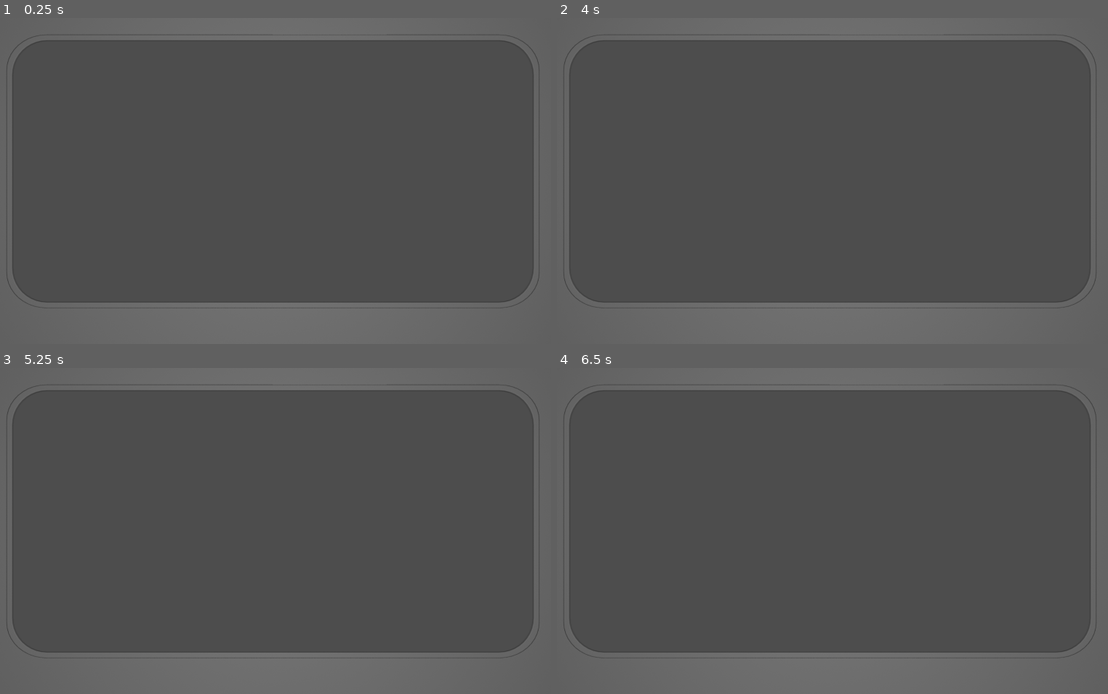
Above: before the commit, frames 1-4 (two rows, left to right).
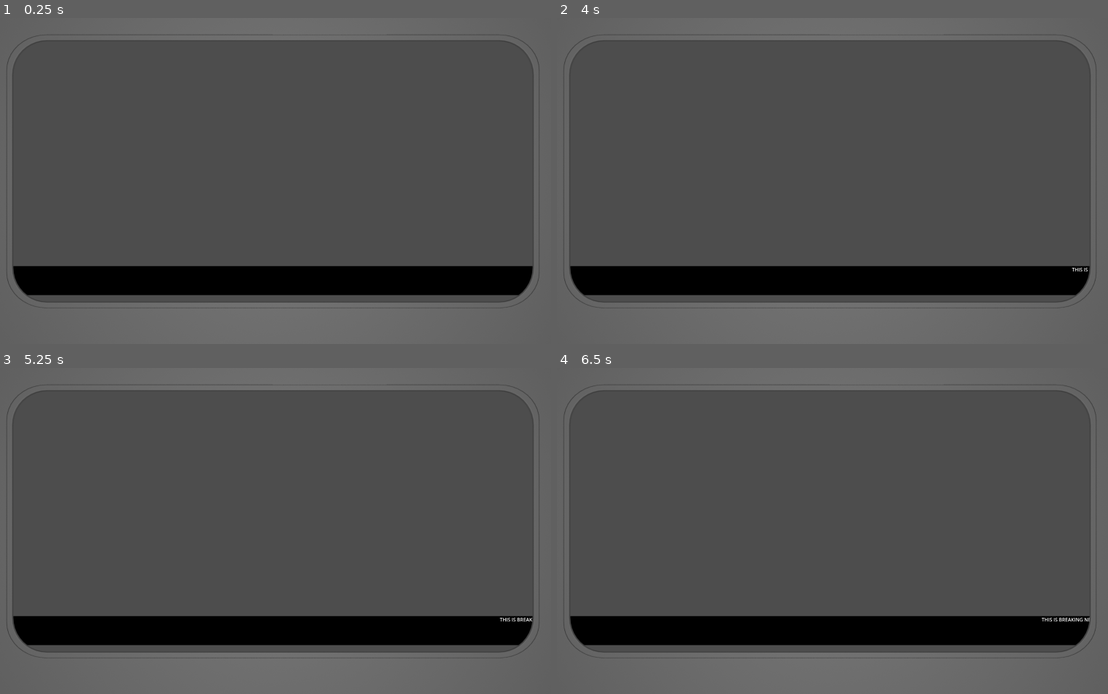
Above: after the commit, the same moments.

Repository: clutch-or-k1ck/shroom-jam-2025
Game: Godot game, scene res://scenes/tv_overlay_ui.tscn
Same seed, same stepped clock (60 frames per second), same inputs: the game is played once before the commit and once after it. The project has no main scene, so this scene is started directly.
Inputs:
- Up to frame 1 (0.25 s): no input
- Up to frame 2 (4 s): tap Enter at 0.5, 2, 3.5 s; tap Space at 1.25, 2.75 s
- Up to frame 3 (5.25 s): tap Space at 4.25 s
- Up to frame 4 (6.5 s): no input

The runs differ from the first frame. In frame 1, 8.3% of the frame differs, in the area x 2-97%, y 76-86%; in frame 2, 8.3%; in frame 3, 8.3%; in frame 4, 8.3%.

Commit message:
continuing the tv overlay

Diff:
--- /dev/null
+++ b/gd/duck-chase/scenes/tv_overlay_ui.gd
@@ -0,0 +1,50 @@
+extends NinePatchRect
+
+@export var breaking_news: Array[String]
+@export var running_text_speed: int
+
+@onready var running_text := $running_text
+
+var breaking_news_idx := 0 # the index of the breaking news we are currently showing
+
+
+## this will add the next breaking news to the running text
+func add_next_breaking_news() -> void:
+	# no news to show
+	if breaking_news.size() == 0:
+		return
+
+	# if we scrolled through all the breaking news, go the beginning
+	if breaking_news_idx >= breaking_news.size():
+		breaking_news_idx = 0
+
+	# retrieve position of the very last breaking news line
+	var last_breaking_news_corner: int
+	if running_text.get_child_count() == 0:
+		last_breaking_news_corner = get_viewport_rect().size[0]
+		pass # simply add behind the screen
+	else:
+		var last_breaking_news_label := running_text.get_children()[-1] as Label
+		last_breaking_news_corner = last_breaking_news_label.position[0] + last_breaking_news_label.size[0]
+
+	# spawn at the last breaking news corner
+	var new_breaking_news_label := Label.new()
+	new_breaking_news_label.text = breaking_news[breaking_news_idx].to_upper()
+	running_text.add_child(new_breaking_news_label)
+	new_breaking_news_label.position = Vector2(last_breaking_news_corner, 0.)
+
+
+# Called when the node enters the scene tree for the first time.
+func _ready() -> void:
+	pass
+
+
+# Called every frame. 'delta' is the elapsed time since the previous frame.
+func _process(delta: float) -> void:
+	# keep adding breaking news until at least five are enqueued
+	if running_text.get_child_count() < 5:
+		add_next_breaking_news()
+
+	# adjust children positions accordingly
+	for child in running_text.get_children():
+		child.position += Vector2(-1.*running_text_speed, 0) * delta
--- a/gd/duck-chase/scenes/tv_overlay_ui.tscn
+++ b/gd/duck-chase/scenes/tv_overlay_ui.tscn
@@ -1,6 +1,7 @@
-[gd_scene load_steps=2 format=3 uid="uid://cxla1ua1rcufk"]
+[gd_scene load_steps=3 format=3 uid="uid://cxla1ua1rcufk"]
 
 [ext_resource type="Texture2D" uid="uid://dgx7em8hp3j3i" path="res://assets/2d/tv_frame_overlay.png" id="1_wfmkb"]
+[ext_resource type="Script" uid="uid://bvsq5qffn62sg" path="res://scenes/tv_overlay_ui.gd" id="2_a6fob"]
 
 [node name="NinePatchRect" type="NinePatchRect"]
 anchors_preset = 15
@@ -13,3 +14,21 @@
 patch_margin_top = 190
 patch_margin_right = 213
 patch_margin_bottom = 230
+script = ExtResource("2_a6fob")
+breaking_news = Array[String](["This is breaking news", "This is next breaking news", "Even more breaking news - insane!!"])
+running_text_speed = 40
+
+[node name="running_text" type="ColorRect" parent="."]
+z_index = -2
+layout_mode = 1
+anchors_preset = 12
+anchor_top = 1.0
+anchor_right = 1.0
+anchor_bottom = 1.0
+offset_top = -258.08502
+offset_bottom = -162.81
+grow_horizontal = 2
+grow_vertical = 0
+color = Color(0, 0, 0, 1)
+
+[node name="tv_display" type="Node2D" parent="."]
Not shown, added: gd/duck-chase/scenes/tv_overlay_ui.gd.uid
